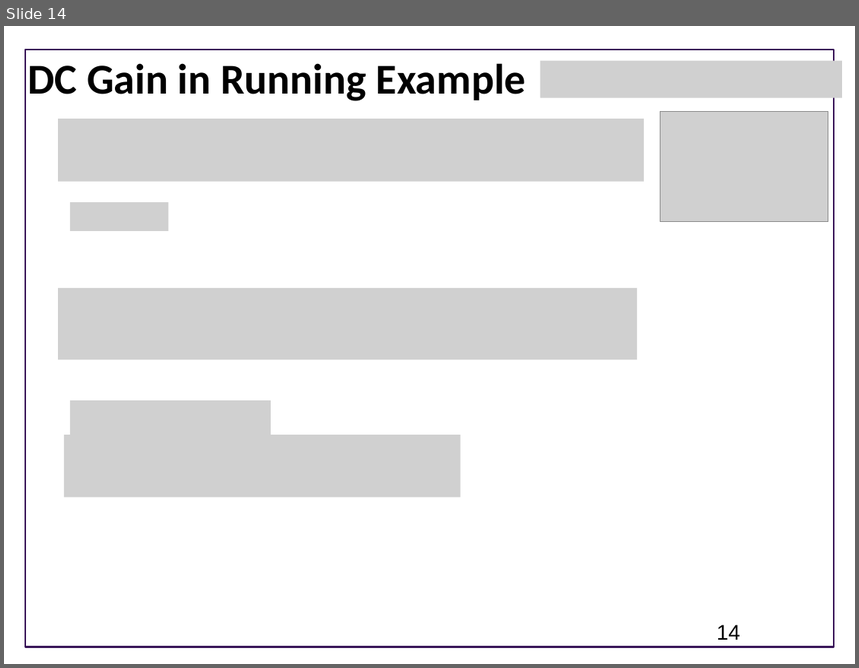
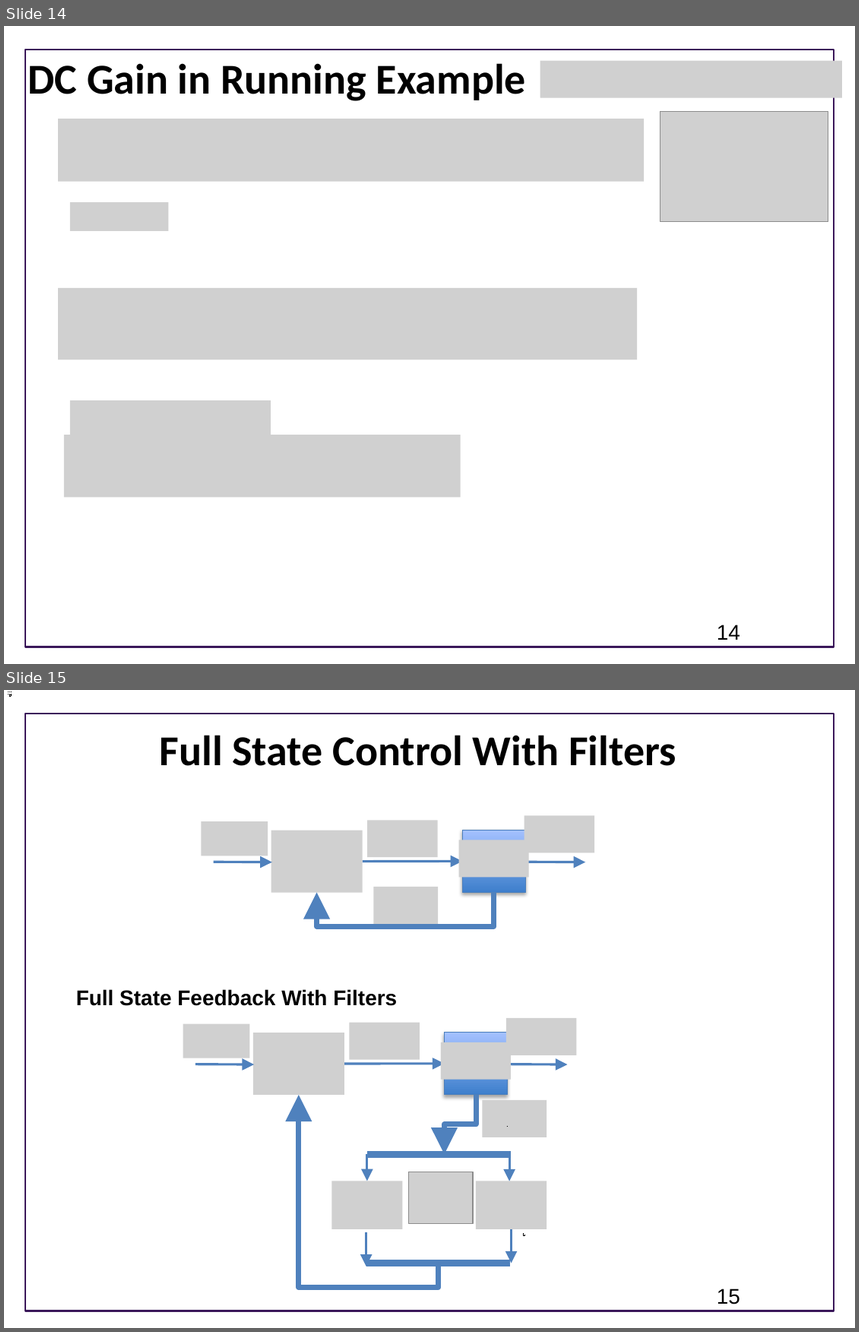
Before and after one commit to joseph-hellerstein/advanced-controls-lectures, a slide deck: Lecture_22_23-Full-State-Feedback/Full-State-Feedback.pptx. Shown one above the other, each under a label of ours: slide 14 before the commit, slides 14 and 15 after it. The pictures are 859x668 and 859x1332 pixels, drawn with LibreOffice and Linux fonts; fonts in the diff are those of the drawing; grey boxes stand for pictures; background and template pictures are left out. Boxes give left, top, right and bottom in pixels: in the first picture for what was removed or moved away, otherwise in the second. Text is boxed around its words. In the diff, an @@ line names an element or a change of style, - is before the commit and + after.

```diff
--- a/Lecture_22_23-Full-State-Feedback/Full-State-Feedback.pptx
+++ b/Lecture_22_23-Full-State-Feedback/Full-State-Feedback.pptx
@@ slide 15 added at (4, 690, 855, 1328), background #FFFFFF; not listed: 1 template element that a slide beside it also shows @@
@@ title added at (160, 735, 676, 766), 36 pt, text #000000, bold @@
+Full State Control With Filters
@@ group added at (202, 816, 595, 929): 6 pictures, 3 arrows, 1 rectangle, 1 elbow arrow @@
@@ group added at (76, 989, 577, 1287): 9 pictures, 7 arrows, 2 elbow arrows, 2 lines, 1 rectangle, 1 text @@
+Full State Feedback With Filters
@@ page number added at (717, 1289, 740, 1305), 18 pt, text #000000 @@
+15
```
Also in this commit, not shown: 2 other files.
